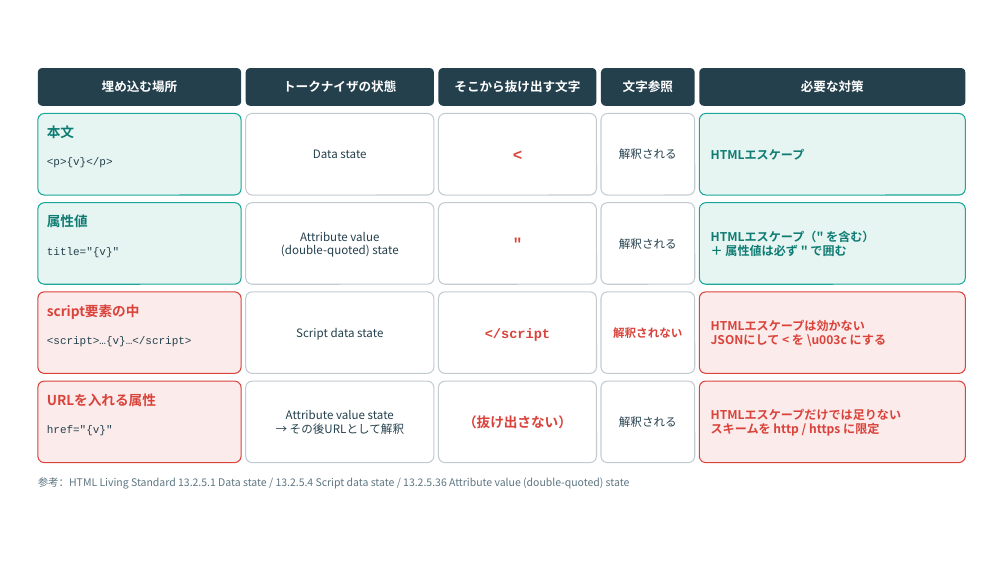
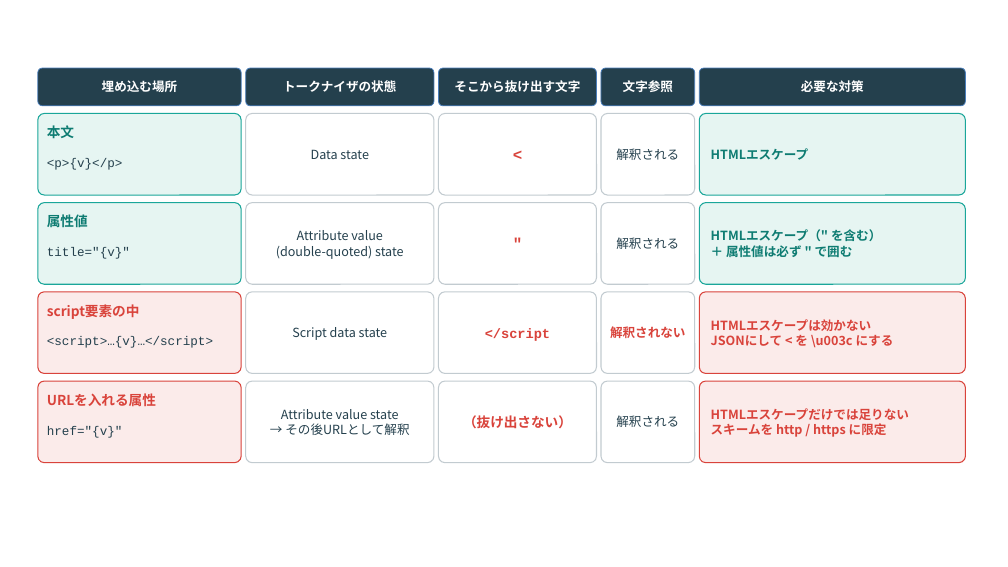
Before and after one commit to nico0748/tech-boosters, a slide deck: slide 10 of deep-dive/drafts/no.1-xss/image/HTMLパーサ図.pptx. Drawn at 1008x567 pixels with LibreOffice and Linux fonts; fonts in the diff are those of the drawing. Boxes give left, top, right and bottom in pixels: in the first picture for what was removed or moved away, otherwise in the second. Text is boxed around its words. In the diff, an @@ line names an element or a change of style, - is before the commit and + after.

```diff
--- a/deep-dive/drafts/no.1-xss/image/HTMLパーサ図.pptx
+++ b/deep-dive/drafts/no.1-xss/image/HTMLパーサ図.pptx
@@ size 11 to 12 pt in 8 elements at [311, 149, 368, 159], [616, 148, 679, 160], [276, 230, 403, 259], [616, 237, 679, 249], [292, 327, 387, 340], [610, 326, 686, 338], [281, 409, 409, 435], [616, 415, 679, 427] @@
@@ size 11.5 to 12 pt in 4 elements at [711, 148, 809, 160], [711, 229, 881, 257], [711, 319, 894, 347], [711, 408, 909, 437] @@
@@ size 10.5 to 12 pt in 4 elements at [47, 158, 123, 170], [47, 247, 130, 259], [47, 336, 213, 348], [47, 426, 123, 438] @@
@@ text removed at [38, 477, 630, 489] @@
-参考：HTML Living Standard 13.2.5.1 Data state / 13.2.5.4 Script data state / 13.2.5.36 Attribute value (double-quoted) state
```
Also in this commit, not shown: 9 other slides changed, 13 other files.
